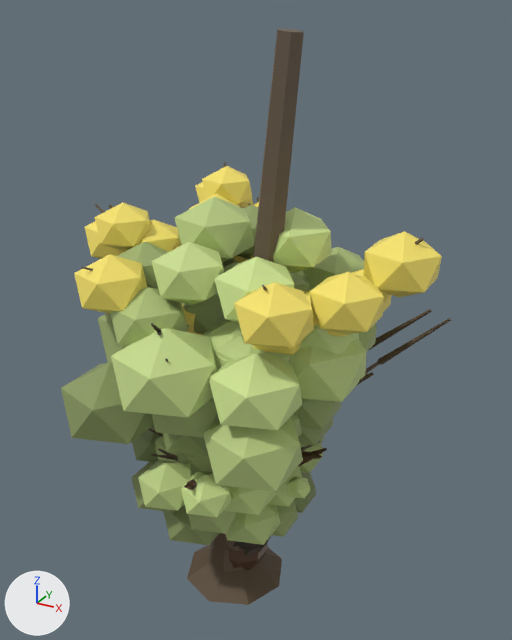
Two versions of the glTF model apps/game/public/models/trees-cerrado.glb, one commit apart.
Camera for both pictures: a 50 mm camera at (4.54, -7.56, 8.2) aimed at (0.17, 0.38, 4.23). Lighting does not change. The marker at lower left points along +X, +Y and +Z. The picture after the commit comes second.

Names of what the first picture shows: 'aroeira', 'barbatimao', 'barbatimao-dead', 'buriti-dead', 'cagaita', 'ipe', 'ipe-flowering', 'pequi-dead' and 3 more.
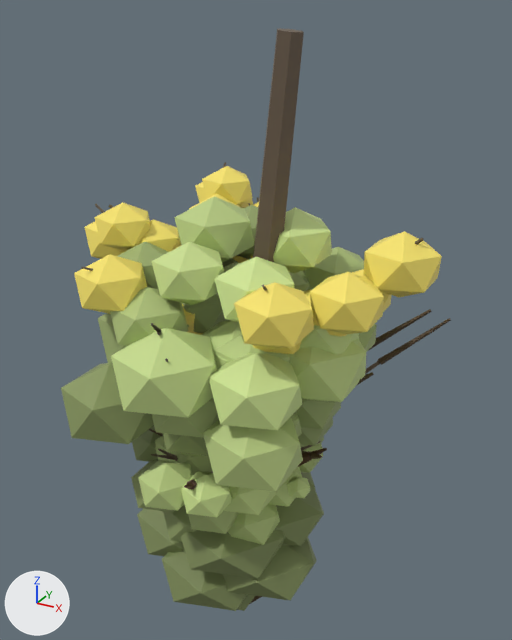
Boxes [x1, y1, x2, y2] around the edits, measured in the pictures (512 x 640 px):
'bush-cerrado-head-b', added (green)
    after: [137, 487, 324, 611]
'bush-cerrado-waist-b', added (mostly hidden)
    after: [237, 595, 255, 611]
'bush-cerrado-head-a', added (mostly hidden)
    after: [211, 544, 295, 573]
'pequi-dead', unchanged, covered by the edit
    before: [187, 309, 451, 605]
    after: [250, 309, 451, 604]

What the commit changed:
Mesh me_bush_cerrado_waist_b is new.
It has 96 vertices, 160 faces and spans x -1.2..1.2, y -1.07..1.07, z 0.0..1.0.
It uses material mat_defaultmaterial_010.
Mesh me_bush_cerrado_head_b is new.
It has 120 vertices, 200 faces and spans x -1.5..1.5, y -1.35..1.35, z 0.0..1.8.
It uses material mat_defaultmaterial_006.
Mesh me_bush_cerrado_head_a is new.
It has 108 vertices, 180 faces and spans x -1.2..1.2, y -1.08..1.08, z 0.0..1.8.
It uses material mat_defaultmaterial_005.
Object 'bush-cerrado-waist-b' (ob_bush_cerrado_waist_b) is new; it shows me_bush_cerrado_waist_b.
Its location is (0.0, 0.0, 0.0).
Object 'bush-cerrado-head-b' (ob_bush_cerrado_head_b) is new; it shows me_bush_cerrado_head_b.
Its location is (0.0, 0.0, 0.0).
Object 'bush-cerrado-head-a' (ob_bush_cerrado_head_a) is new; it shows me_bush_cerrado_head_a.
Its location is (0.0, 0.0, 0.0).
